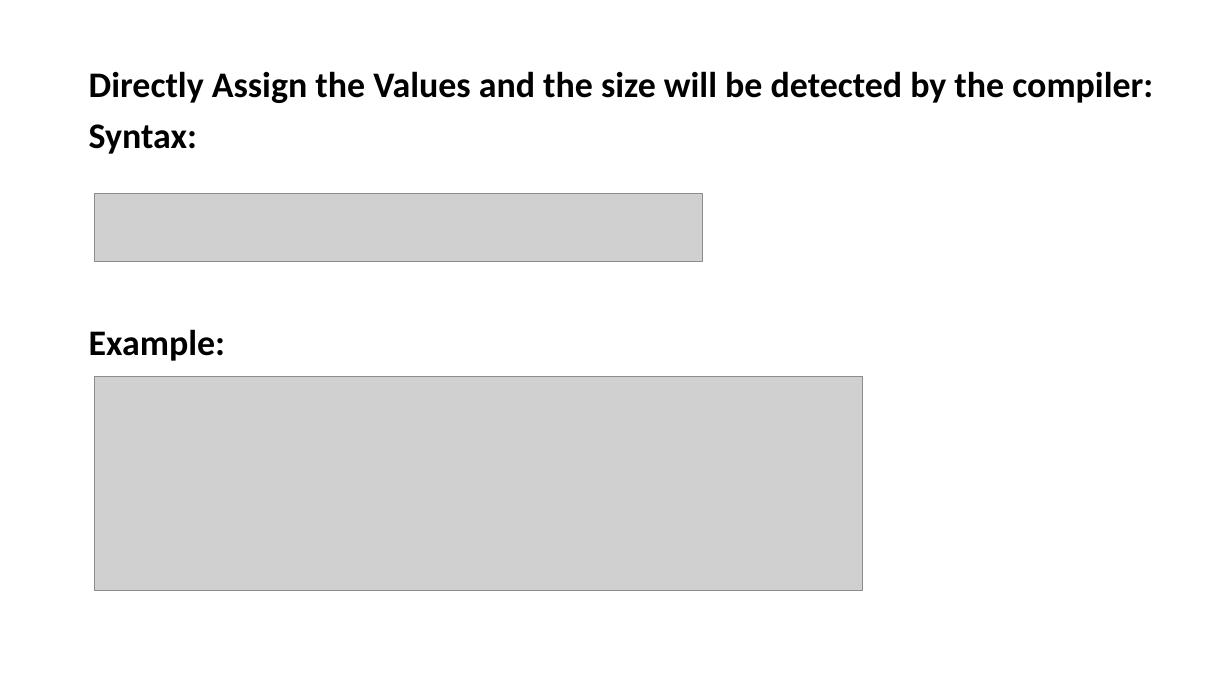
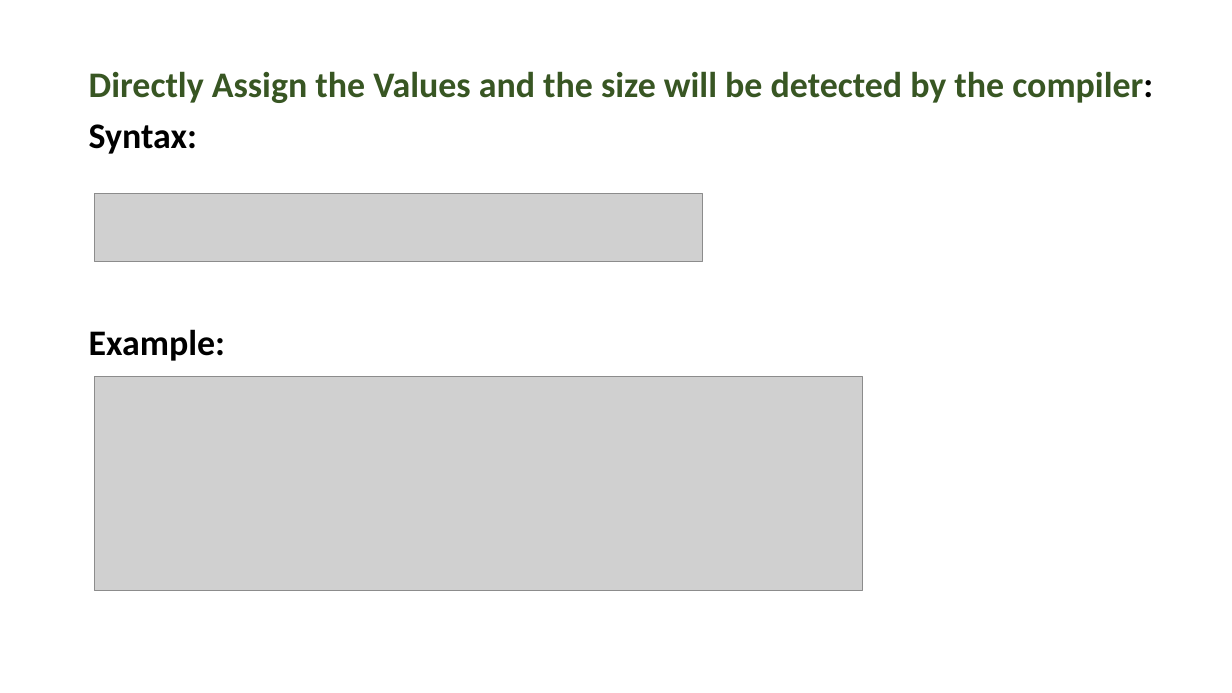
Before and after one commit to PRAMOD-VISHNU-NAIK/MCA-2nd-Sem-Shridevi-College, a slide deck: slide 37 of Theory Class-Notes/Java MCA-2.pptx. Drawn at 1232x693 pixels with LibreOffice and Linux fonts; fonts in the diff are those of the drawing; grey boxes stand for pictures. Boxes give left, top, right and bottom in pixels: in the first picture for what was removed or moved away, otherwise in the second. Text is boxed around its words. In the diff, an @@ line names an element or a change of style, - is before the commit and + after.

```diff
--- a/Theory Class-Notes/Java MCA-2.pptx
+++ b/Theory Class-Notes/Java MCA-2.pptx
@@ text at box(89, 71, 1153, 103): text colour #000000 to #385723 in "Directly Assign the Values and the size ..." @@
```
Also in this commit, not shown: 8 other slides changed, 22 slides added, 2 slides removed, 5 other files.
